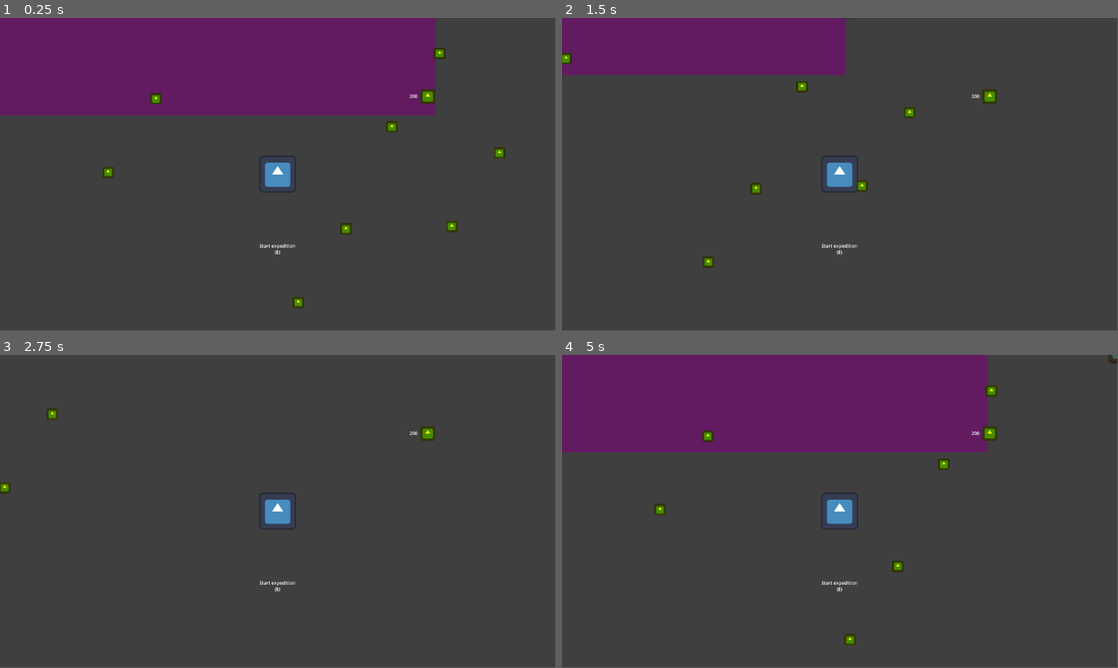
Above: before the commit, frames 1-4 (two rows, left to right).
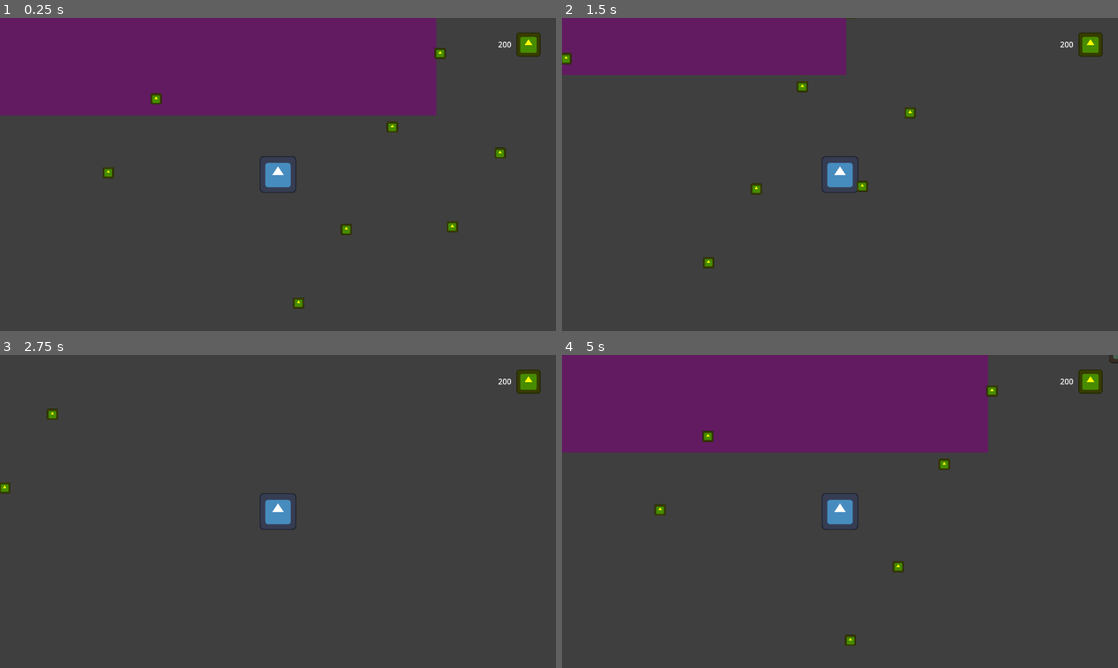
Above: after the commit, the same moments.

Repository: DeepRestGames/incremental-space-game
Game: Godot game, scene res://Scenes/Prototypes/Prototype_MainScene.tscn
Two runs of this game, one before a commit and one after it. Both use one fixed random seed, a clock stepped at 60 frames per second and the inputs below. The engine's default icon, where the game draws it, is replaced by a stand-in: a white triangle on a blue panel in a dark square.
Inputs (mouse positions are in pixels of both pictures, inside the frame that each line leads up to):
- Up to frame 1 (0.25 s): no input
- Up to frame 2 (1.5 s): tap Enter at 0.5 s; move the mouse to (962, 158) at 0.52 s; hold D (move_right) 0.53-1.28 s; hold E (interact) 0.53-1.28 s; move the mouse to (728, 190) at 1.27 s; hold S (move_down) from 1.28 s (still down); tap E (interact) at 1.35 s
- Up to frame 3 (2.75 s): move the mouse to (333, 442) at 2.02 s; release S (move_down) at 2.03 s; hold D (move_right) from 2.03 s (still down); hold E (interact) from 2.03 s (still down)
- Up to frame 4 (5 s): move the mouse to (812, 574) at 2.77 s; release D (move_right) at 2.78 s; release E (interact) at 2.78 s; hold W (move_up) 2.78-3.53 s; tap E (interact) at 2.85, 4.35 s; move the mouse to (1006, 558) at 3.52 s; hold E (interact) 3.53-4.28 s; hold A (move_left) from 3.53 s (still down); move the mouse to (673, 464) at 4.27 s
In our replay, the window is 799x449 before the commit and 800x450 after it. These sizes can differ from the game's own. Grey fills any space a smaller window leaves; there, only what the larger window draws over its background counts as a difference.

The runs differ from the first frame. In frame 1, 0.8% of the frame differs, in the area x 18-98%, y 0-93%; in frame 2, 0.7%; in frame 3, 0.6%; in frame 4, 0.8%.

Commit message:
Fixed UI scaling

Diff:
--- a/Scenes/Player/Player.tscn
+++ b/Scenes/Player/Player.tscn
@@ -71,12 +71,6 @@
 &"": SubResource("AnimationLibrary_fk5o5")
 }
 
-[node name="HUD" parent="." instance=ExtResource("3_ude3g")]
-offset_left = -576.0
-offset_top = -324.0
-offset_right = 576.0
-offset_bottom = 324.0
-
 [node name="ResourceToDepositBoxParticles" type="GPUParticles2D" parent="."]
 emitting = false
 amount = 20
@@ -88,3 +82,5 @@
 collision_base_size = 0.1
 process_material = SubResource("ParticleProcessMaterial_t26db")
 script = ExtResource("5_4wape")
+
+[node name="HUD" parent="." instance=ExtResource("3_ude3g")]
--- a/Scenes/UI/HUD.tscn
+++ b/Scenes/UI/HUD.tscn
@@ -4,8 +4,9 @@
 [ext_resource type="Texture2D" uid="uid://d3w6yyyfejaxw" path="res://icon.svg" id="2_qc5w2"]
 [ext_resource type="Script" uid="uid://cpsphmvsiuh1u" path="res://Scripts/UI/HUD/ResourceCounter.gd" id="2_xaom8"]
 
-[node name="HUD" type="Control"]
-custom_minimum_size = Vector2(1152, 648)
+[node name="HUDCanvasLayer" type="CanvasLayer"]
+
+[node name="HUD" type="Control" parent="."]
 layout_mode = 3
 anchors_preset = 15
 anchor_right = 1.0
@@ -14,7 +15,7 @@
 grow_vertical = 2
 metadata/_edit_use_anchors_ = true
 
-[node name="ExpeditionShipInteractionPrompt" type="Label" parent="."]
+[node name="ExpeditionShipInteractionPrompt" type="Label" parent="HUD"]
 layout_mode = 1
 anchors_preset = 7
 anchor_left = 0.5
@@ -32,7 +33,7 @@
 vertical_alignment = 1
 script = ExtResource("1_omqfp")
 
-[node name="KeyHint" type="Label" parent="ExpeditionShipInteractionPrompt"]
+[node name="KeyHint" type="Label" parent="HUD/ExpeditionShipInteractionPrompt"]
 layout_mode = 1
 anchors_preset = 7
 anchor_left = 0.5
@@ -49,7 +50,7 @@
 horizontal_alignment = 1
 vertical_alignment = 1
 
-[node name="ResourcesCounter" type="Control" parent="."]
+[node name="ResourcesCounter" type="Control" parent="HUD"]
 custom_minimum_size = Vector2(300, 50)
 layout_mode = 1
 anchor_left = 0.711806
@@ -60,7 +61,7 @@
 script = ExtResource("2_xaom8")
 metadata/_edit_use_anchors_ = true
 
-[node name="HBoxContainer" type="HBoxContainer" parent="ResourcesCounter"]
+[node name="HBoxContainer" type="HBoxContainer" parent="HUD/ResourcesCounter"]
 layout_mode = 1
 anchors_preset = 15
 anchor_right = 1.0
@@ -70,11 +71,11 @@
 theme_override_constants/separation = 10
 alignment = 2
 
-[node name="Value" type="Label" parent="ResourcesCounter/HBoxContainer"]
+[node name="Value" type="Label" parent="HUD/ResourcesCounter/HBoxContainer"]
 layout_mode = 2
 text = "000000"
 
-[node name="ResourceIcon" type="TextureRect" parent="ResourcesCounter/HBoxContainer"]
+[node name="ResourceIcon" type="TextureRect" parent="HUD/ResourcesCounter/HBoxContainer"]
 modulate = Color(1, 1, 0, 1)
 layout_mode = 2
 texture = ExtResource("2_qc5w2")
--- a/Scripts/UI/HUD/ExpeditionShipInteractionPrompt.gd
+++ b/Scripts/UI/HUD/ExpeditionShipInteractionPrompt.gd
@@ -8,6 +8,7 @@
 	EventBus.connect("expedition_started", on_expedition_started)
 	EventBus.connect("expedition_ended", on_expedition_ended)
 
+	hide()
 	on_expedition_ended()
 
 
--- a/project.godot
+++ b/project.godot
@@ -20,6 +20,10 @@
 EventBus="*res://Scripts/GameManagers/EventBus.gd"
 InputManager="*res://Scripts/GameManagers/InputManager.gd"
 GameManager="*res://Scripts/GameManagers/GameManager.gd"
+
+[display]
+
+window/stretch/mode="viewport"
 
 [global_group]
 
